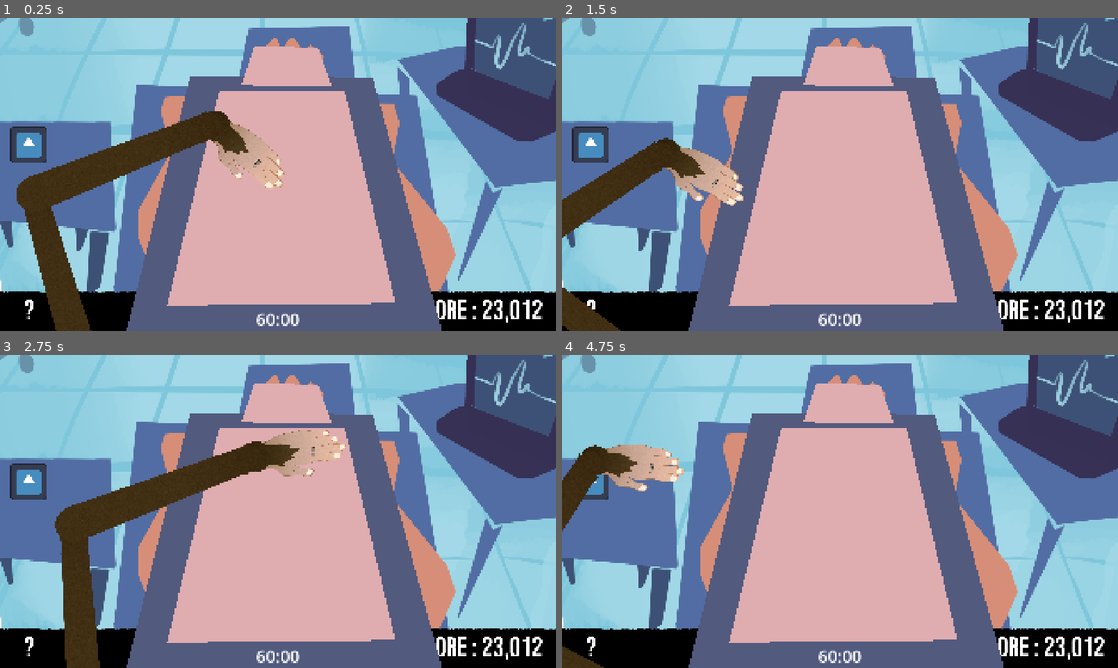
Above: before the commit, frames 1-4 (two rows, left to right).
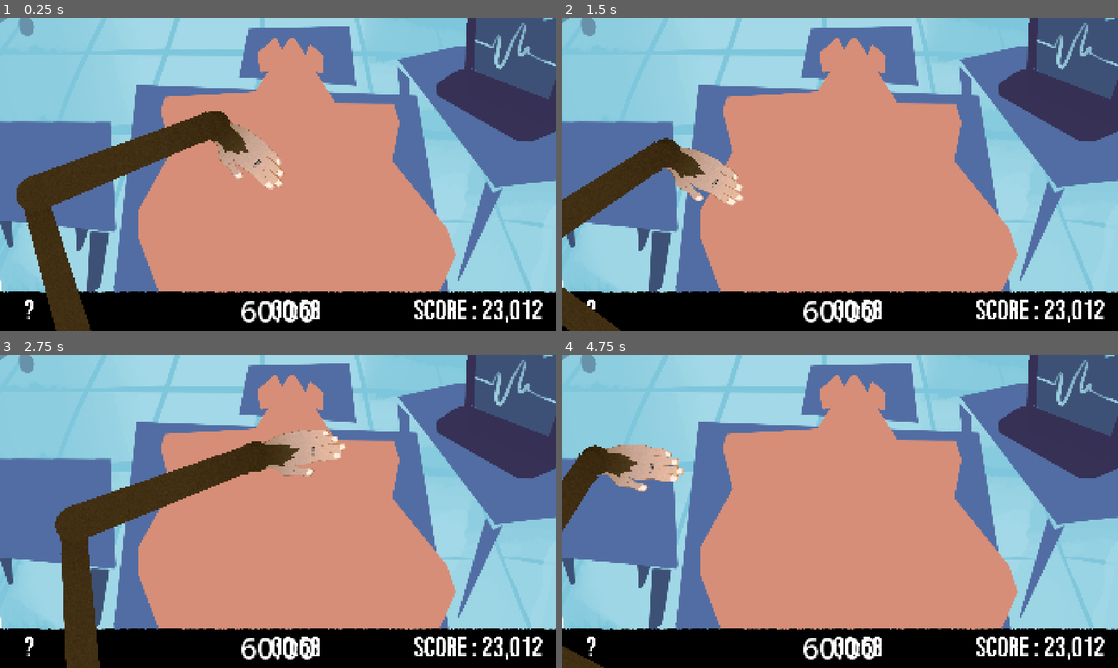
Above: after the commit, the same moments.

Repository: NathouneOne/GameJam_0226
Game: Godot game, scene res://Scenes/Game/game.tscn
The game is run twice, just before and just after one commit, with the same random seed, the same clock (stepped at 60 frames per second) and the same inputs. This scene is started directly instead of the project's main scene. The engine's default icon, where the game draws it, is replaced by a stand-in: a white triangle on a blue panel in a dark square.
Inputs (mouse positions are in pixels of both pictures, inside the frame that each line leads up to):
- Up to frame 1 (0.25 s): no input
- Up to frame 2 (1.5 s): move the mouse to (962, 158) at 0.52 s; press the mouse at (962, 158) at 0.53 s; tap Enter at 1.25 s; move the mouse to (728, 190) at 1.27 s; release the mouse at (728, 190) at 1.28 s; click (728, 190) at 1.35 s
- Up to frame 3 (2.75 s): move the mouse to (333, 442) at 2.02 s; press the mouse at (333, 442) at 2.03 s
- Up to frame 4 (4.75 s): move the mouse to (812, 574) at 2.77 s; release the mouse at (812, 574) at 2.78 s; click (812, 574) at 2.85 s; tap Space at 3.5 s; move the mouse to (1006, 558) at 3.52 s; press the mouse at (1006, 558) at 3.53 s; move the mouse to (673, 464) at 4.27 s; release the mouse at (673, 464) at 4.28 s; click (673, 464) at 4.35 s

The runs differ from the first frame. In frame 1, 36% of the frame differs, in the area x 1-80%, y 9-100%; in frame 2, 38%; in frame 3, 35%; in frame 4, 38%.

Commit message:
--wip-- [skip ci]

Diff:
--- a/game-jam-0226/Scenes/Components/grabbable/grabbable.gd
+++ b/game-jam-0226/Scenes/Components/grabbable/grabbable.gd
@@ -10,16 +10,21 @@
 func _ready() -> void:
 	add_to_group(&"grabbables")
 
-func grab(hand: Node2D) -> void:
+# return true if grabbed
+func grab(hand: Node2D) -> bool:
 	if is_grabbed:
-		return
+		return true
 	is_grabbed = true
 	hand_grabbing = hand
 	grabbed.emit(hand)
+	return true
 
-func release() -> void:
+
+# Returns true if released
+func try_release() -> bool:
 	if not is_grabbed:
-		return
+		return true
 	is_grabbed = false
 	hand_grabbing = null
 	released.emit()
+	return true
--- /dev/null
+++ b/game-jam-0226/Scenes/Defibrilateur/DefibrilateurTestScene.tscn
@@ -0,0 +1,53 @@
+[gd_scene format=3 uid="uid://dd5iopkirah4w"]
+
+[ext_resource type="Texture2D" uid="uid://bgc86fq2gefa3" path="res://Assets/Graphismes/fer_a_repasser_tmp.png" id="2_pyc68"]
+[ext_resource type="PackedScene" uid="uid://bivkc0072g4c8" path="res://Scenes/Components/grabbable/Grabbable.tscn" id="3_efj56"]
+[ext_resource type="Texture2D" uid="uid://bec7kv75h8g20" path="res://Assets/Graphismes/coeur_tmp.png" id="3_jfwq7"]
+[ext_resource type="Texture2D" uid="uid://cuu5liefo0236" path="res://Assets/Graphismes/EXPORT_TEMPO_BG.png" id="4_kipf4"]
+
+[sub_resource type="CapsuleShape2D" id="CapsuleShape2D_4xhnb"]
+radius = 71.26518
+height = 288.80115
+
+[sub_resource type="CircleShape2D" id="CircleShape2D_kipf4"]
+radius = 73.63978
+
+[node name="DefibrilateurTestScene" type="Node2D" unique_id=1514276375]
+
+[node name="Defibrilateur" type="Node2D" parent="." unique_id=1663958539]
+
+[node name="Sprite2D" type="Sprite2D" parent="Defibrilateur" unique_id=196572395]
+rotation = -0.3228859
+scale = Vector2(1.03, 1.03)
+texture = ExtResource("2_pyc68")
+flip_h = true
+
+[node name="Grabbable" parent="Defibrilateur" unique_id=807682317 instance=ExtResource("3_efj56")]
+
+[node name="Grab" type="CollisionShape2D" parent="Defibrilateur/Grabbable" unique_id=1213793649]
+position = Vector2(-41.000004, -43.000008)
+rotation = 1.2980806
+shape = SubResource("CapsuleShape2D_4xhnb")
+
+[node name="Coeur" type="Node2D" parent="." unique_id=699936938]
+position = Vector2(1174, 477)
+
+[node name="Sprite2D" type="Sprite2D" parent="Coeur" unique_id=1943493863]
+scale = Vector2(0.56, 0.56)
+texture = ExtResource("3_jfwq7")
+
+[node name="Area2D" type="Area2D" parent="Coeur" unique_id=359598095]
+
+[node name="CollisionShape2D" type="CollisionShape2D" parent="Coeur/Area2D" unique_id=1807360515]
+scale = Vector2(1.1726507, 1.2918111)
+shape = SubResource("CircleShape2D_kipf4")
+
+[node name="Background" type="Node2D" parent="." unique_id=779402907]
+modulate = Color(1, 1, 1, 0.39607844)
+
+[node name="Sprite2D" type="Sprite2D" parent="Background" unique_id=165300639]
+z_index = -1
+texture = ExtResource("4_kipf4")
+centered = false
+
+[node name="Polygon2D" type="Polygon2D" parent="Background" unique_id=1657411617]
--- a/game-jam-0226/Scenes/Game/game.tscn
+++ b/game-jam-0226/Scenes/Game/game.tscn
@@ -1,18 +1,13 @@
 [gd_scene format=3 uid="uid://d1eo6qx2wmcdc"]
 
 [ext_resource type="PackedScene" uid="uid://dgn4ub5vss8hf" path="res://Scenes/hand/hands.tscn" id="1_mv0hc"]
-[ext_resource type="Texture2D" uid="uid://bn1bexi0xnteq" path="res://icon.svg" id="1_qikps"]
-[ext_resource type="PackedScene" uid="uid://bivkc0072g4c8" path="res://Scenes/Components/grabbable/Grabbable.tscn" id="2_i1e5p"]
 [ext_resource type="Texture2D" uid="uid://cuu5liefo0236" path="res://Assets/Graphismes/EXPORT_TEMPO_BG.png" id="4_i1e5p"]
 
-[sub_resource type="RectangleShape2D" id="RectangleShape2D_ciybh"]
-size = Vector2(128, 127)
-
 [sub_resource type="RectangleShape2D" id="RectangleShape2D_i1e5p"]
-size = Vector2(394, 342)
+size = Vector2(400, 520.5)
 
 [sub_resource type="LabelSettings" id="LabelSettings_qikps"]
-font_size = 59
+font_size = 101
 
 [node name="Game" type="Node2D" unique_id=2073138695]
 
@@ -20,6 +15,7 @@
 scale = Vector2(0.84, 0.84)
 
 [node name="Patient" type="Node2D" parent="." unique_id=1788166929]
+visible = false
 position = Vector2(958, 624)
 
 [node name="Cart" type="Node2D" parent="Patient" unique_id=1591633000]
@@ -48,30 +44,12 @@
 offset = Vector2(-80, 0)
 polygon = PackedVector2Array(-452, 495, 655, 483, 408, -419, -222, -424)
 
-[node name="LeftTable" type="Node2D" parent="." unique_id=2134362851]
-position = Vector2(255, 660)
+[node name="ItemsZone" type="Area2D" parent="." unique_id=493780884]
+position = Vector2(249, 662)
 
-[node name="Object1" type="Node2D" parent="LeftTable" unique_id=255358080]
+[node name="CollisionShape2D" type="CollisionShape2D" parent="ItemsZone" unique_id=1714896011]
 z_index = 1
-position = Vector2(-156, -222)
-
-[node name="Sprite2D" type="Sprite2D" parent="LeftTable/Object1" unique_id=37492616]
-texture = ExtResource("1_qikps")
-metadata/_edit_lock_ = true
-
-[node name="Grabbable" parent="LeftTable/Object1" unique_id=285037485 instance=ExtResource("2_i1e5p")]
-metadata/_edit_lock_ = true
-
-[node name="CollisionShape2D" type="CollisionShape2D" parent="LeftTable/Object1/Grabbable" unique_id=1969858577]
-position = Vector2(0, -0.5)
-shape = SubResource("RectangleShape2D_ciybh")
-metadata/_edit_lock_ = true
-
-[node name="Area2D" type="Area2D" parent="LeftTable" unique_id=493780884]
-
-[node name="CollisionShape2D" type="CollisionShape2D" parent="LeftTable/Area2D" unique_id=1714896011]
-z_index = 1
-position = Vector2(-55, -131)
+position = Vector2(-52, -130.25)
 shape = SubResource("RectangleShape2D_i1e5p")
 
 [node name="VBoxContainer" type="VBoxContainer" parent="." unique_id=1772624954]
Binary file added: game-jam-0226/Assets/Graphismes/coeur_tmp.png
Not shown, added: game-jam-0226/Assets/Graphismes/coeur_tmp.png.import
Binary file added: game-jam-0226/Assets/Graphismes/fer_a_repasser_tmp.png
Not shown, added: game-jam-0226/Assets/Graphismes/fer_a_repasser_tmp.png.import
